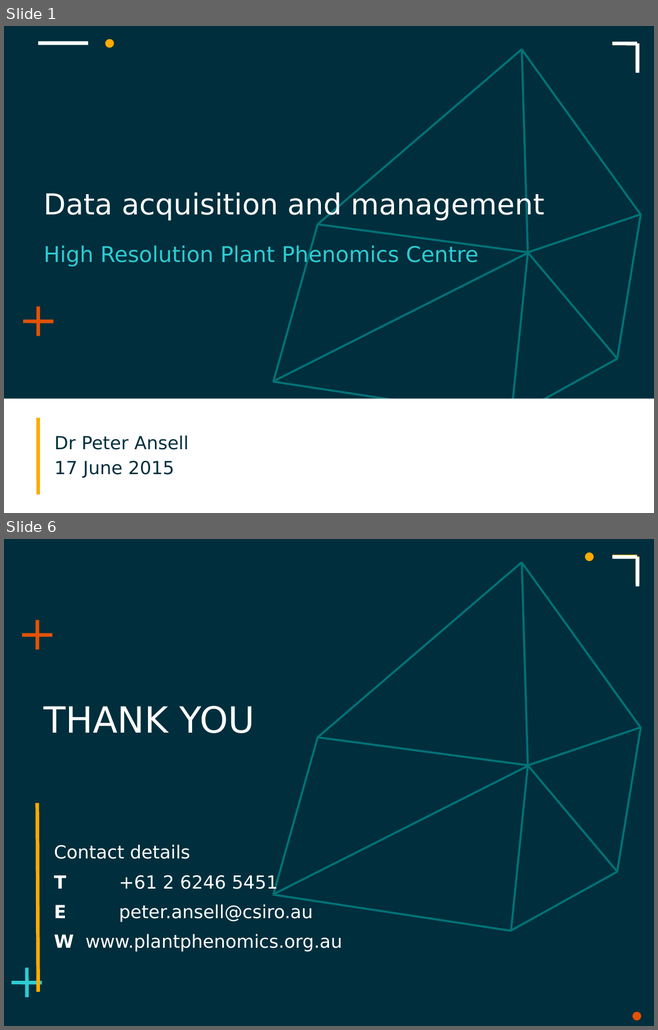
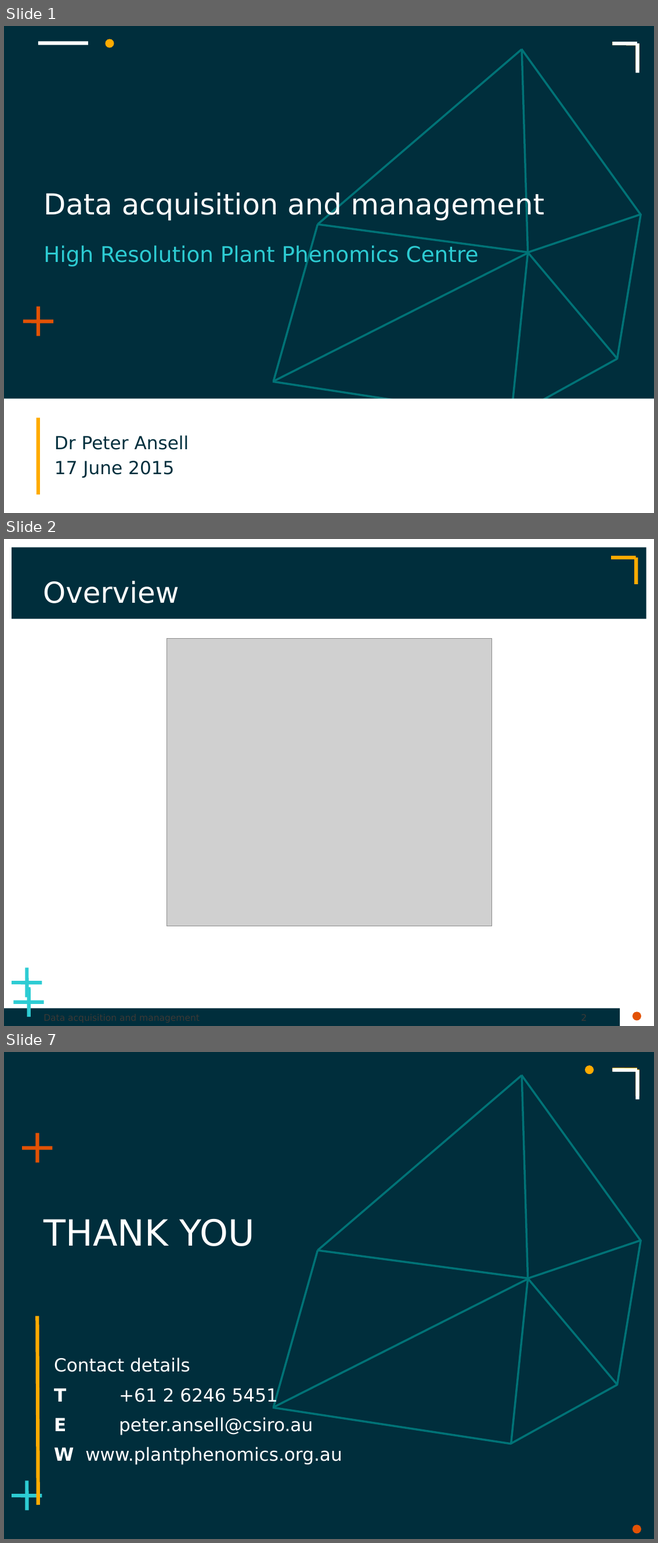
Before and after one commit to podd/podd-publications, a slide deck: csiro20150617/CSIRO-20150617.odp. Shown one above the other, each under a label of ours: slides 1 and 6 before the commit, slides 1, 2 and 7 after it; the slides between them are not shown. The pictures are 658x1030 and 658x1543 pixels, drawn with LibreOffice and Linux fonts; fonts in the diff are those of the drawing; grey boxes stand for pictures; background and template pictures are left out. Boxes give left, top, right and bottom in pixels: in the first picture for what was removed or moved away, otherwise in the second. Text is boxed around its words. In the diff, an @@ line names an element or a change of style, - is before the commit and + after.

```diff
--- a/csiro20150617/CSIRO-20150617.odp
+++ b/csiro20150617/CSIRO-20150617.odp
@@ slide 2 added at [4, 539, 654, 1026], background #FFFFFF; not listed: 3 template elements that a slide beside it also shows @@
@@ rectangle added at [12, 548, 646, 619], fill #002E3C @@
@@ line added from (611, 558) to (636, 558), #FFAB00 4 pt @@
@@ line added from (636, 558) to (636, 584), #FFAB00 4 pt @@
@@ title added at [43, 581, 179, 603], 32 pt, text #FFFFFF @@
+Overview
@@ picture added at [166, 639, 491, 927] @@
@@ line added from (29, 987) to (29, 1017), #2DCCD3 4 pt @@
@@ line added from (14, 1002) to (43, 1002), #2DCCD3 4 pt @@
@@ rectangle added at [4, 1009, 619, 1026], fill #002E3C @@
@@ what was slide 6 is now slide 7 @@
```
Also in this commit, not shown: 4 slides changed, 2 other files.
